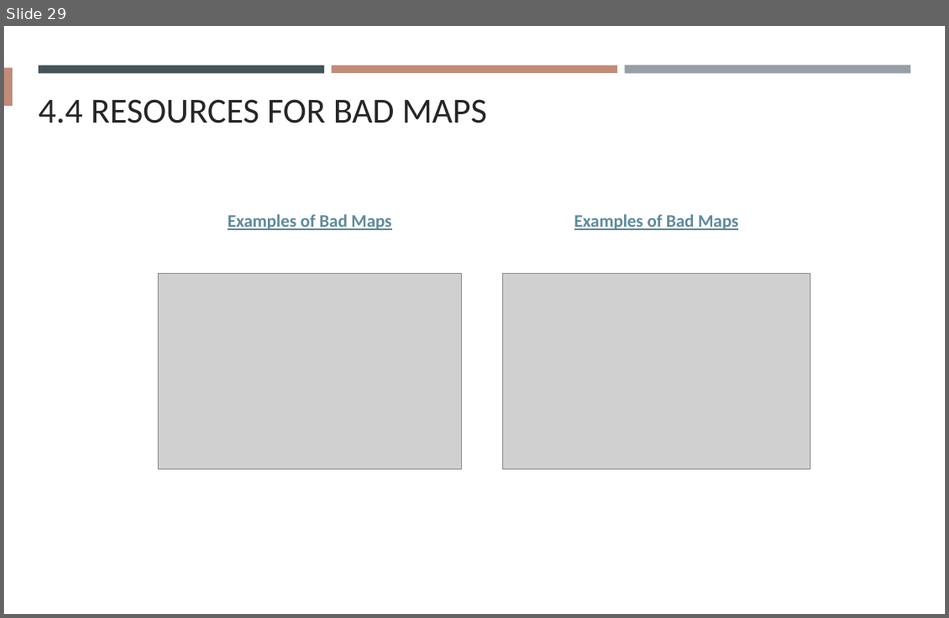
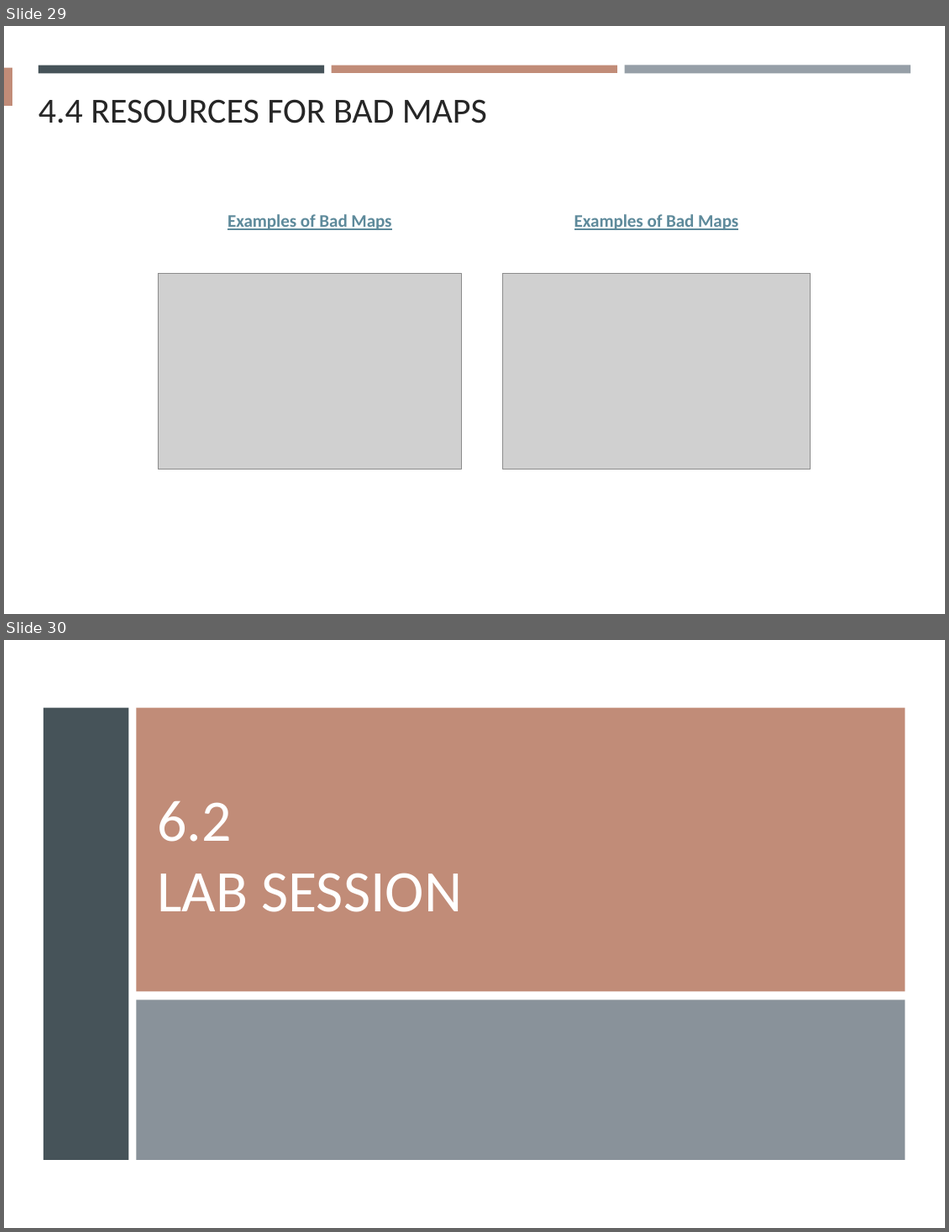
Before and after one commit to gisynw/GIS_I, a slide deck: docs/Lectures/Week06/Lecture05_GEOG2475_Standardization.pptx. Shown one above the other, each under a label of ours: slide 29 before the commit, slides 29 and 30 after it. The pictures are 949x618 and 949x1232 pixels, drawn with LibreOffice and Linux fonts; fonts in the diff are those of the drawing; grey boxes stand for pictures. Boxes give left, top, right and bottom in pixels: in the first picture for what was removed or moved away, otherwise in the second. Text is boxed around its words. In the diff, an @@ line names an element or a change of style, - is before the commit and + after.

```diff
--- a/docs/Lectures/Week06/Lecture05_GEOG2475_Standardization.pptx
+++ b/docs/Lectures/Week06/Lecture05_GEOG2475_Standardization.pptx
@@ slide 30 added at (x1=4, y1=640, x2=945, y2=1228), background #FFFFFF @@
@@ rectangle added at (x1=4, y1=669, x2=945, y2=1199), fill #FFFFFF @@
@@ rectangle added at (x1=43, y1=708, x2=129, y2=1161), fill #465359 @@
@@ rectangle added at (x1=136, y1=708, x2=904, y2=992), fill #C18C78 @@
@@ title added at (x1=157, y1=801, x2=462, y2=912), 40.5 pt, text #FFFFFF @@
+6.2
+LAB SESSION
@@ rectangle added at (x1=136, y1=1000, x2=904, y2=1159), fill #6C7781 at 80% opacity @@
```
Also in this commit, not shown: 1 other slide added, 1 slide removed, 5 other files.
